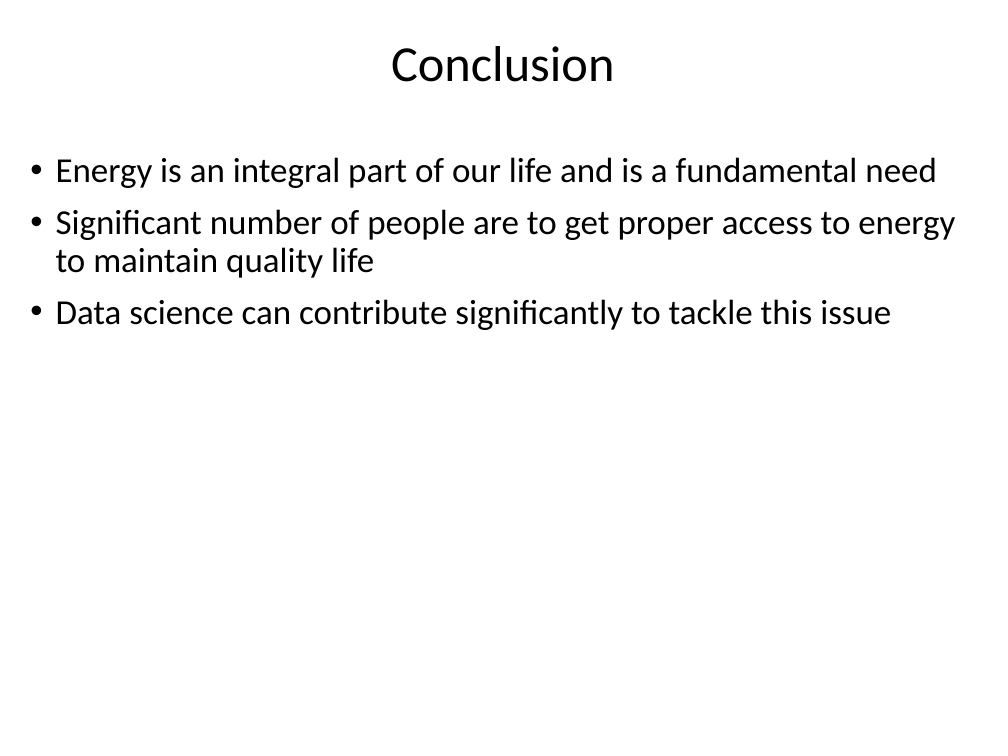
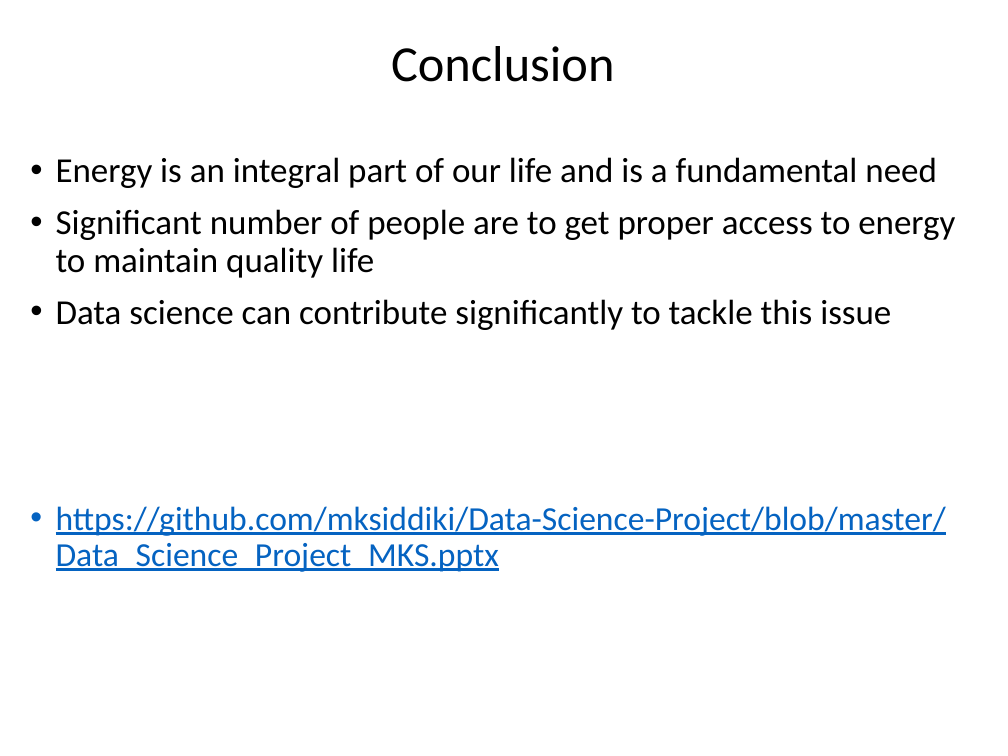
Before and after one commit to mksiddiki/Data-Science-Project, a slide deck: slide 7 of Data_Science_Project_MKS.pptx. Drawn at 1008x756 pixels with LibreOffice and Linux fonts; fonts in the diff are those of the drawing. Boxes give left, top, right and bottom in pixels: in the first picture for what was removed or moved away, otherwise in the second. Text is boxed around its words. In the diff, an @@ line names an element or a change of style, - is before the commit and + after.

```diff
--- a/Data_Science_Project_MKS.pptx
+++ b/Data_Science_Project_MKS.pptx
@@ text at box(56, 506, 946, 572): paragraph added @@
+• https://github.com/mksiddiki/Data-Science-Project/blob/master/Data_Science_Project_MKS.pptx
```
Also in this commit, not shown: 4 other slides changed, 1 slide added.
